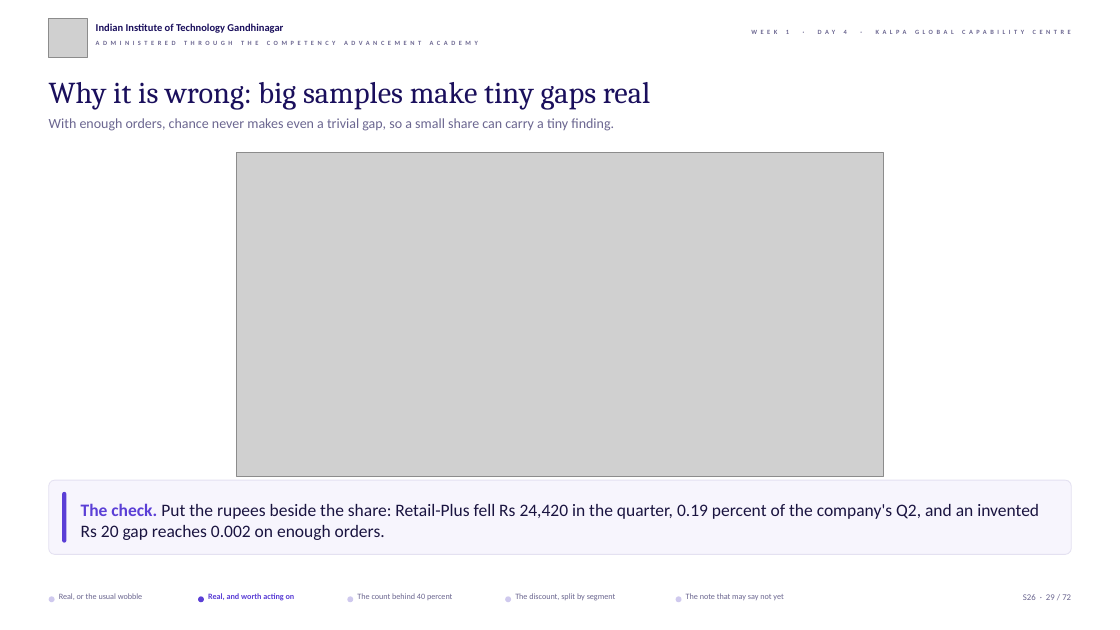
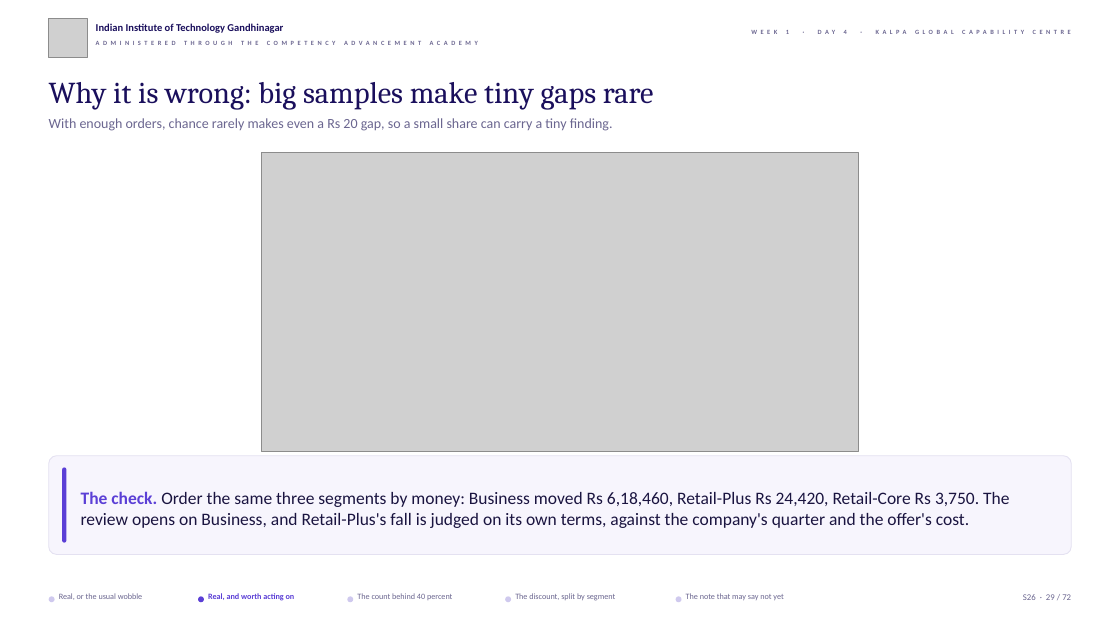
Before and after one commit to fde-academy-lab/c2-content-factory, a slide deck: slide 29 of content/W01/D4/slides/C2_W01_D04_half1_STUDENT.pptx. Drawn at 1120x630 pixels with LibreOffice and Linux fonts; fonts in the diff are those of the drawing; grey boxes stand for pictures; background and template pictures are left out. Boxes give left, top, right and bottom in pixels: in the first picture for what was removed or moved away, otherwise in the second. Text is boxed around its words. In the diff, an @@ line names an element or a change of style, - is before the commit and + after.

```diff
--- a/content/W01/D4/slides/C2_W01_D04_half1_STUDENT.pptx
+++ b/content/W01/D4/slides/C2_W01_D04_half1_STUDENT.pptx
@@ text at (49, 82, 654, 109): text changed @@
-Why it is wrong: big samples make tiny gaps real
+Why it is wrong: big samples make tiny gaps rare
@@ text at (49, 118, 613, 131): text changed @@
-With enough orders, chance never makes even a trivial gap, so a small share can carry a tiny finding.
+With enough orders, chance rarely makes even a Rs 20 gap, so a small share can carry a tiny finding.
@@ picture: place and size @@
-picture at (237, 153, 883, 476)
+picture at (261, 153, 859, 452)
@@ rounded rectangle: place and size @@
-rounded rectangle at (49, 481, 1071, 555)
+rounded rectangle at (49, 455, 1071, 555)
@@ rounded rectangle: place and size @@
-rounded rectangle at (62, 492, 66, 543)
+rounded rectangle at (62, 468, 66, 544)
@@ text at (81, 491, 1009, 528): text changed @@
-The check. Put the rupees beside the share: Retail-Plus fell Rs 24,420 in the quarter, 0.19 percent of the company's Q2, and an invented Rs 20 gap reaches 0.002 on enough orders.
+The check. Order the same three segments by money: Business moved Rs 6,18,460, Retail-Plus Rs 24,420, Retail-Core Rs 3,750. The review opens on Business, and Retail-Plus's fall is judged on its own terms, against the company's quarter and the offer's cost.
```
Also in this commit, not shown: 52 other slides changed, 4 other files.
